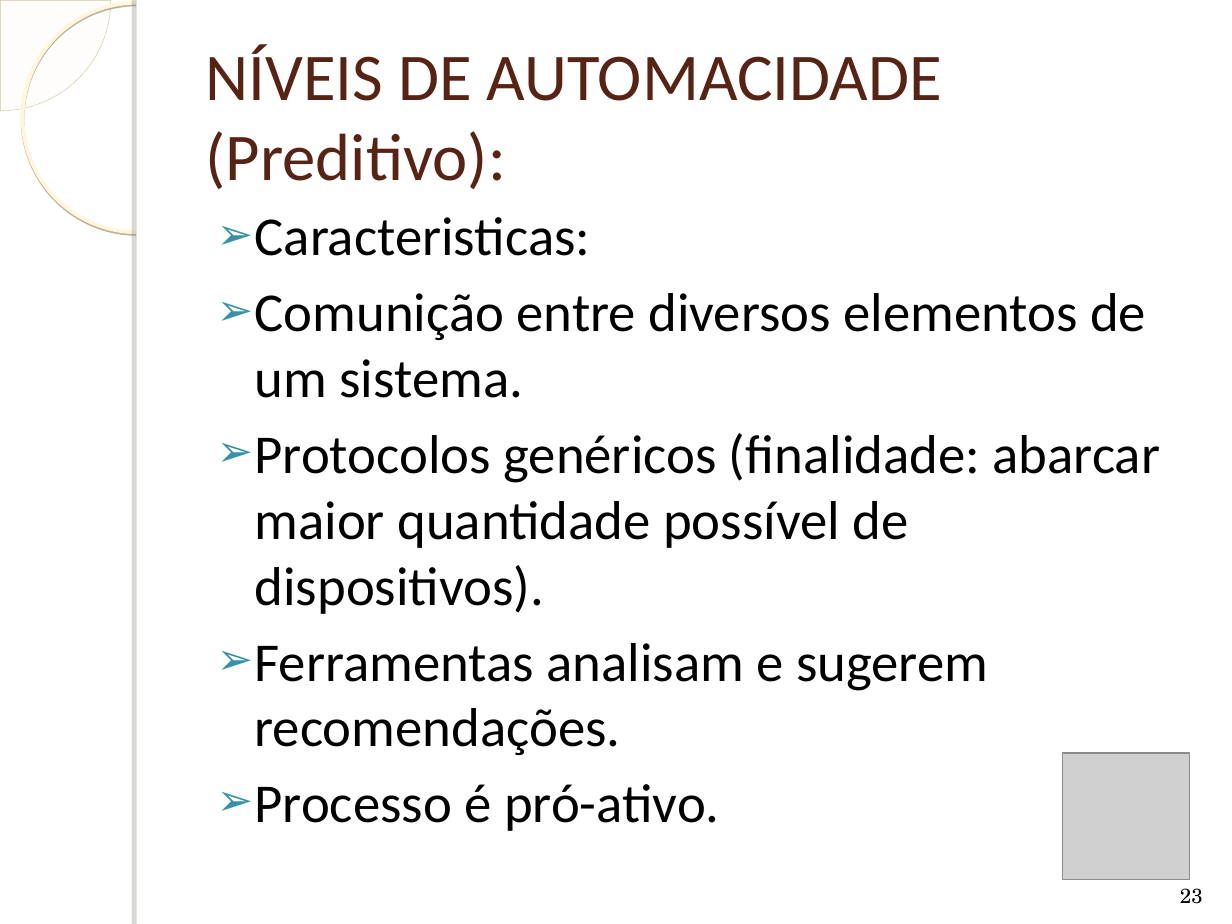
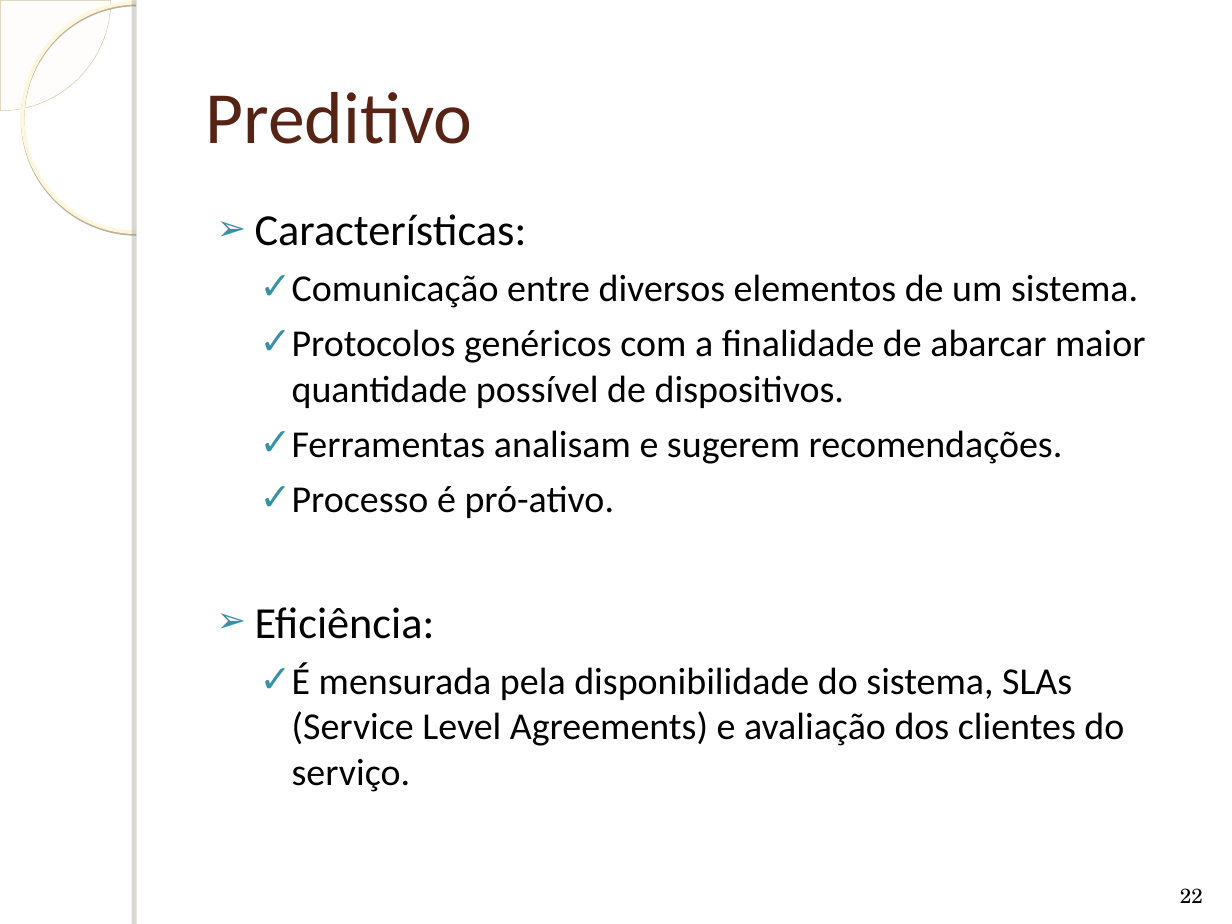
Before and after one commit to humbertogaliza/relatorio-mob655, a slide deck: slide 22 of Apresentação Redes Autonômicas.ppt (slide 23 before the commit). Drawn at 1232x924 pixels with LibreOffice and Linux fonts; fonts in the diff are those of the drawing; grey boxes stand for pictures; background and template pictures are left out. Boxes give left, top, right and bottom in pixels: in the first picture for what was removed or moved away, otherwise in the second. Text is boxed around its words. In the diff, an @@ line names an element or a change of style, - is before the commit and + after.

Commit message:
added presentation powerpoint v2

```diff
--- a/Apresentação Redes Autonômicas.ppt
+++ b/Apresentação Redes Autonômicas.ppt
@@ title at (205,92,472,144): text changed; size 39 to 43 pt @@
-NÍVEIS DE AUTOMACIDADE
-(Preditivo):
+Preditivo
@@ text at (255,214,1145,408): text changed; size 32 to 22.2 pt @@
-➢ Caracteristicas:
-➢ Comunição entre diversos elementos de um sistema.
-➢ Protocolos genéricos (finalidade: abarcar maior quantidade possível de dispositivos).
+➢ Características:
+  ✓ Comunicação entre diversos elementos de um sistema.
+  ✓ Protocolos genéricos com a finalidade de abarcar maior quantidade possível de dispositivos.
@@ text at (292,430,1063,518): size 32 to 22.2 pt in "Ferramentas analisam e sugerem recomendações.", "Processo é pró-ativo."; bullet ➢ to ✓; list level 1 to 2 in "Ferramentas analisam e sugerem recomendações."; list level 1 to 2 in "Processo é pró-ativo." @@
@@ text at (255,607,1124,792): paragraphs added @@
+➢ Eficiência:
+  ✓ É mensurada pela disponibilidade do sistema, SLAs (Service Level Agreements) e avaliação dos clientes do serviço.
@@ picture removed at (1062,753,1189,878) @@
@@ page number at (1180,888,1203,903): text changed @@
-23
+22
```
Also in this commit, not shown: 18 other slides changed, 3 slides added, 3 slides removed, 2 other files.
